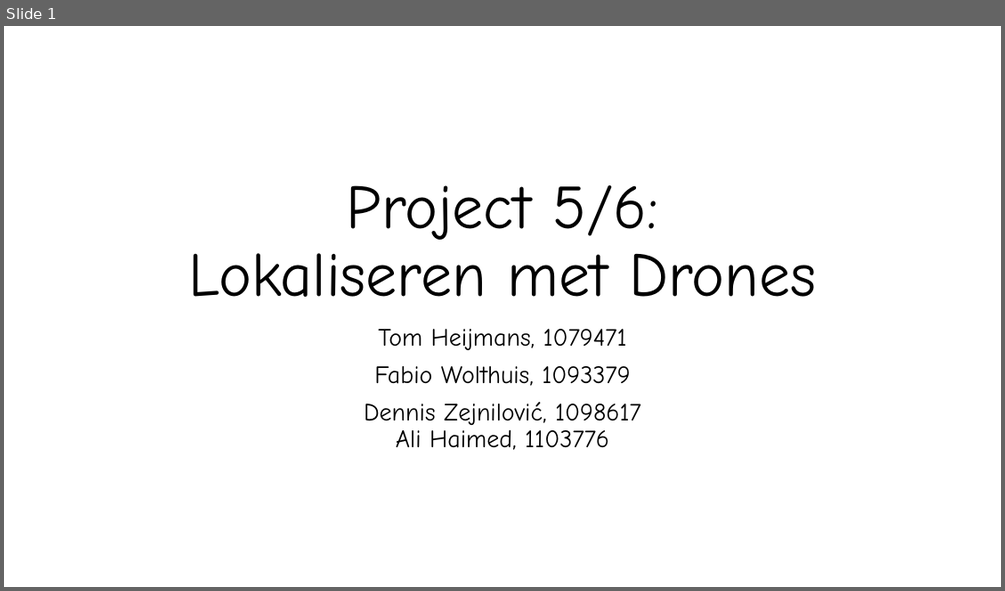
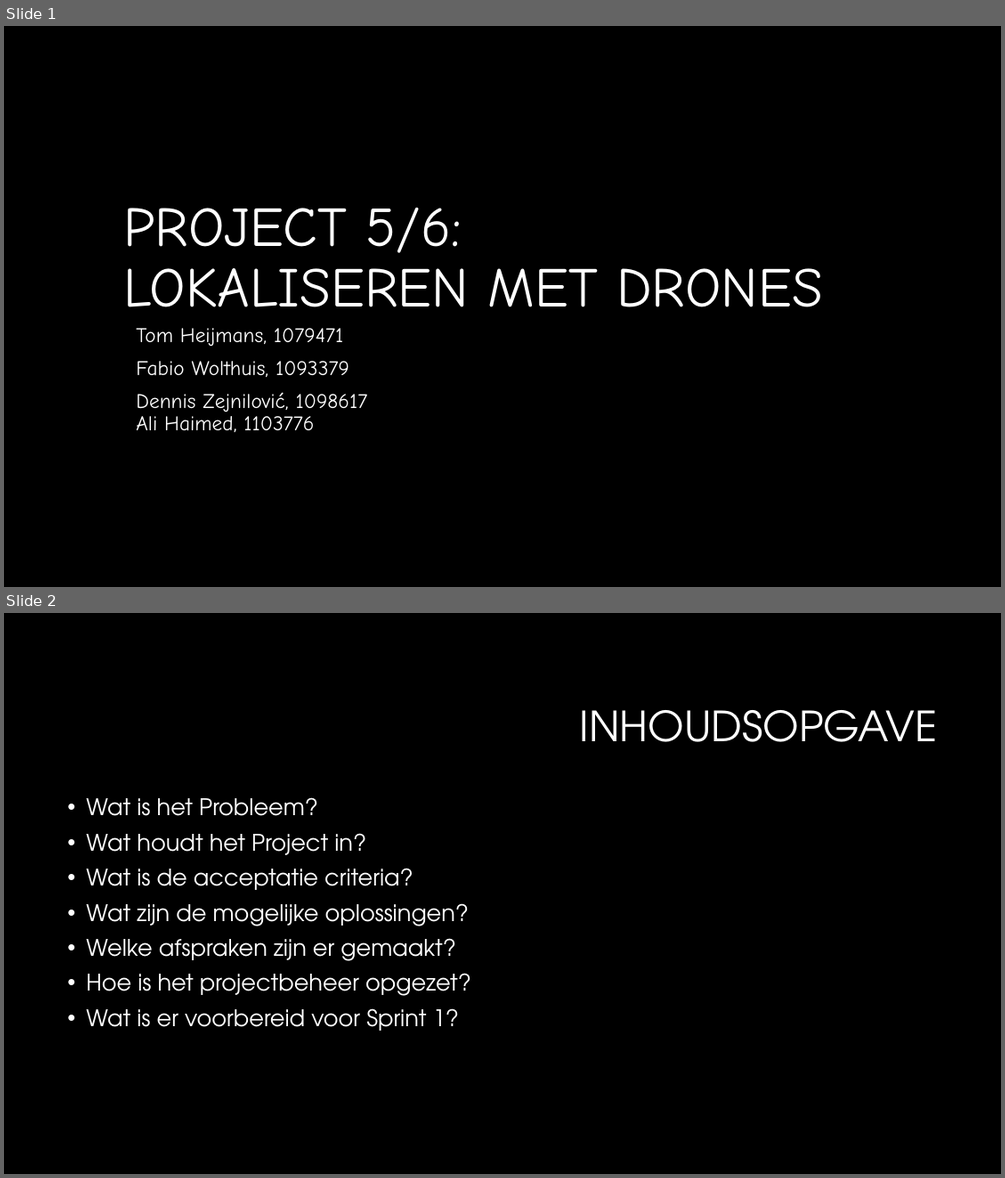
Before and after one commit to TomHeij/Project5-6, a slide deck: Opleverset_Project_5-6/Manage_&_Control/Project 5-6 Sprint 0.pptx. Shown one above the other, each under a label of ours: slide 1 before the commit, slides 1 and 2 after it. The pictures are 1005x591 and 1005x1178 pixels, drawn with LibreOffice and Linux fonts; fonts in the diff are those of the drawing; background and template pictures are left out. Boxes give left, top, right and bottom in pixels: in the first picture for what was removed or moved away, otherwise in the second. Text is boxed around its words. In the diff, an @@ line names an element or a change of style, - is before the commit and + after.

```diff
--- a/Opleverset_Project_5-6/Manage_&_Control/Project 5-6 Sprint 0.pptx
+++ b/Opleverset_Project_5-6/Manage_&_Control/Project 5-6 Sprint 0.pptx
@@ slide 2 added at [4, 613, 1001, 1174], background #000000 @@
@@ title added at [580, 710, 938, 742], 40 pt, text #FFFFFF @@
+INHOUDSOPGAVE
@@ text added at [86, 797, 471, 1030], 22 pt, text #FFFFFF @@
+• Wat is het Probleem?
+• Wat houdt het Project in?
+• Wat is de acceptatie criteria?
+• Wat zijn de mogelijke oplossingen?
+• Welke afspraken zijn er gemaakt?
+• Hoe is het projectbeheer opgezet?
+• Wat is er voorbereid voor Sprint 1?
@@ slide 1 changed as well @@
@@ background #FFFFFF to #000000 @@
@@ title at [123, 208, 823, 307]: text changed; size 60 to 54 pt; text colour #000000 to #FFFFFF @@
-Project 5/6:
-Lokaliseren met Drones
+PROJECT 5/6:
+LOKALISEREN MET DRONES
@@ subtitle "Tom Heijmans, 1079471" at [136, 328, 368, 432]: size 24 to 20 pt, text colour #000000 to #FFFFFF; alignment centre to left @@
```
Also in this commit, not shown: 5 other slides changed, 1 other slide added, 1 slide removed.
